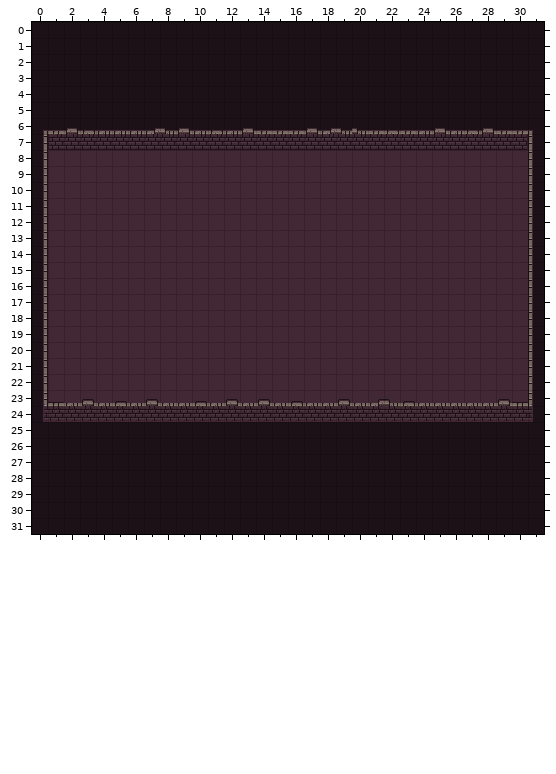
Two states of a Tiled map, Assets/TileMap/base_rect.tmx. Above is the file before it was changed.
Cells are 16x16 px. Shown: x 0..31, y 0..31.
After:
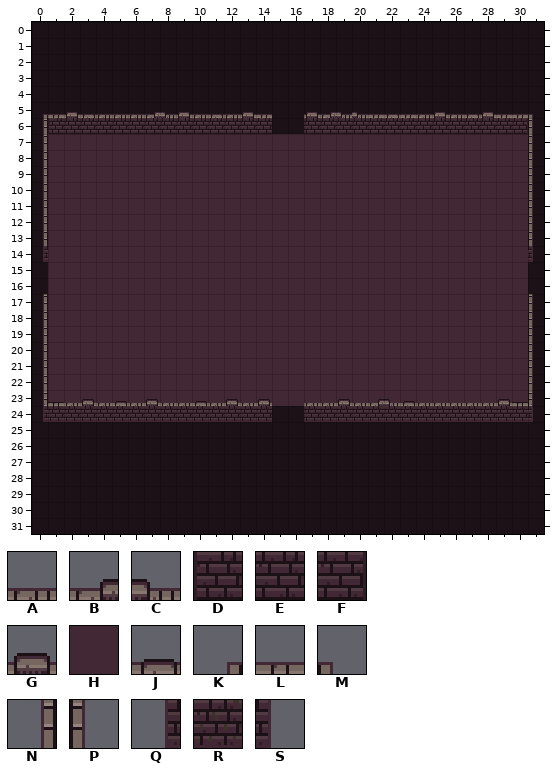
Key: from "dungeon_set_1": A 1, B 10, C 11, D 16, E 17, F 18, G 48, H 50, J 51; from "dungeon_set_3": K 0, L 1, M 2, N 16, P 18, Q 48, R 49, S 50.
_ is an empty cell, # one hidden under a higher layer, . an unchanged one.
What changed:
--- layer "floor"
@@ x 1..30 @@
- 7 ##############################
+ 7 HHHHHHHHHHHHHHHHHHHHHHHHHHHHHH
--- layer "walls"
@@ x 0..31 @@
- 6 KLGJAAABCGAJAGLLLGBCCLJLAGAJGLLM
- 7 .DEEEEEEEEEEEEEEEEEEEEEEEEEEEEF.
+ 6 _DEEEEEEEEEEEEE__EEEEEEEEEEEEEF_
+ 7 .______________________________.
@@ x 0..31 @@
-14 N..............................P
-15 N..............................P
-16 N..............................P
+14 Q..............................S
+15 _.............................._
+16 _.............................._
@@ x 15..16 @@
-23 AJ
-24 RR
+23 __
+24 __
--- layer "roof"
@@ x 0..31 @@
- 5 _______________.._______________
- 6 _.............................._
+ 5 KLGJAAABCGAJAGL..GBCCLJLAGAJGLLM
+ 6 N..............................P
